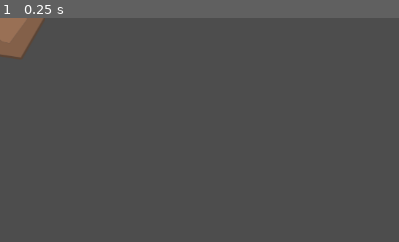
Above: before the commit, frame 1.
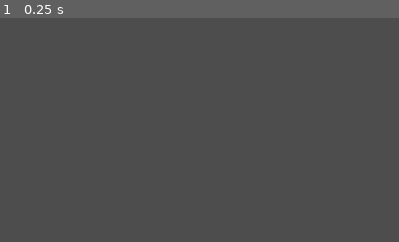
Above: after the commit, the same moment.

Repository: nikolasmdr08/Asteroid_shooter_godot
Game: Godot game, scene res://Scenes/Asteroids/medium_asteroid.tscn
Same seed, same stepped clock (60 frames per second), same inputs: the game is played once before the commit and once after it. Before the commit the project has no main scene; this scene is started directly in both runs.
Inputs:
- Up to frame 1 (0.25 s): no input
The pictures show only the part of the screen within x 0-50%, y 0-50%; the shares and areas given below are measured in that part.

The runs differ from the first frame. In frame 1, 1.5% of the frame differs, in the area x 0-12%, y 0-19%.

Commit message:
asteroid scripts

Diff:
--- /dev/null
+++ b/Scenes/Asteroids/asterorid.gd
@@ -0,0 +1,6 @@
+extends Area2D
+
+@export var speed: float
+
+func _process(_delta: float) -> void:
+	position.x -= speed * _delta
--- a/Scenes/Asteroids/big_asterorid.tscn
+++ b/Scenes/Asteroids/big_asterorid.tscn
@@ -1,11 +1,15 @@
-[gd_scene load_steps=3 format=3 uid="uid://c13adlphmivom"]
+[gd_scene load_steps=4 format=3 uid="uid://c13adlphmivom"]
 
+[ext_resource type="Script" uid="uid://1ptiy7550r0q" path="res://Scenes/Asteroids/asterorid.gd" id="1_e6q2h"]
 [ext_resource type="Texture2D" uid="uid://jn5b0wj05dei" path="res://assets/sprites/rock-big.png" id="1_mpwei"]
 
 [sub_resource type="CircleShape2D" id="CircleShape2D_e6q2h"]
 radius = 78.4092
 
 [node name="BigAsterorid" type="Area2D"]
+script = ExtResource("1_e6q2h")
+speed = 300.0
+metadata/_edit_group_ = true
 
 [node name="Sprite2D" type="Sprite2D" parent="."]
 texture = ExtResource("1_mpwei")
--- a/Scenes/Asteroids/medium_asteroid.tscn
+++ b/Scenes/Asteroids/medium_asteroid.tscn
@@ -1,11 +1,15 @@
-[gd_scene load_steps=3 format=3 uid="uid://dv6fpewnvjlfy"]
+[gd_scene load_steps=4 format=3 uid="uid://dv6fpewnvjlfy"]
 
 [ext_resource type="Texture2D" uid="uid://chs4fekn8uh2f" path="res://assets/sprites/rock-medium.png" id="1_bbuue"]
+[ext_resource type="Script" uid="uid://1ptiy7550r0q" path="res://Scenes/Asteroids/asterorid.gd" id="1_dk8ra"]
 
 [sub_resource type="CircleShape2D" id="CircleShape2D_dk8ra"]
 radius = 51.2445
 
 [node name="MediumAsteroid" type="Area2D"]
+script = ExtResource("1_dk8ra")
+speed = 300.0
+metadata/_edit_group_ = true
 
 [node name="Sprite2D" type="Sprite2D" parent="."]
 texture = ExtResource("1_bbuue")
--- a/Scenes/Asteroids/small_asteroid.tscn
+++ b/Scenes/Asteroids/small_asteroid.tscn
@@ -1,11 +1,15 @@
-[gd_scene load_steps=3 format=3 uid="uid://dq7vkrb4gju3t"]
+[gd_scene load_steps=4 format=3 uid="uid://dq7vkrb4gju3t"]
 
+[ext_resource type="Script" uid="uid://1ptiy7550r0q" path="res://Scenes/Asteroids/asterorid.gd" id="1_442d1"]
 [ext_resource type="Texture2D" uid="uid://bqej1gk5el25i" path="res://assets/sprites/rock-small.png" id="1_hlgxd"]
 
 [sub_resource type="CircleShape2D" id="CircleShape2D_442d1"]
 radius = 32.5576
 
 [node name="SmallAsteroid" type="Area2D"]
+script = ExtResource("1_442d1")
+speed = 300.0
+metadata/_edit_group_ = true
 
 [node name="Sprite2D" type="Sprite2D" parent="."]
 texture = ExtResource("1_hlgxd")
--- /dev/null
+++ b/Scenes/Laser/laser.gd
@@ -0,0 +1,6 @@
+extends Area2D
+
+@export var speed: float
+
+func _process(delta: float) -> void:
+	position.x += speed * delta
--- /dev/null
+++ b/Scenes/Laser/laser.tscn
@@ -0,0 +1,18 @@
+[gd_scene load_steps=4 format=3 uid="uid://1hvin4mugfrt"]
+
+[ext_resource type="Script" uid="uid://6iyevg2ennxu" path="res://Scenes/Laser/laser.gd" id="1_1jwx5"]
+[ext_resource type="Texture2D" uid="uid://bqqko62dmon8" path="res://assets/sprites/laser.png" id="1_icatn"]
+
+[sub_resource type="RectangleShape2D" id="RectangleShape2D_1jwx5"]
+size = Vector2(68, 12)
+
+[node name="Laser" type="Area2D"]
+script = ExtResource("1_1jwx5")
+speed = 500.0
+
+[node name="Sprite2D" type="Sprite2D" parent="."]
+rotation = 1.5708
+texture = ExtResource("1_icatn")
+
+[node name="CollisionShape2D" type="CollisionShape2D" parent="."]
+shape = SubResource("RectangleShape2D_1jwx5")
--- /dev/null
+++ b/Scenes/Player/player.gd
@@ -0,0 +1,10 @@
+extends CharacterBody2D
+
+@export var speed: float
+
+func _physics_process(_delta: float) -> void:
+    var y_input = Input.get_axis("up","down")
+    var x_input = Input.get_axis("left","right")
+    velocity.x = x_input * speed
+    velocity.y = y_input * speed
+    move_and_slide()
--- /dev/null
+++ b/Scenes/Player/player.tscn
@@ -0,0 +1,20 @@
+[gd_scene load_steps=4 format=3 uid="uid://bcbotp7twsao7"]
+
+[ext_resource type="Script" uid="uid://dyjk2wxurkdkg" path="res://Scenes/Player/player.gd" id="1_a3d8c"]
+[ext_resource type="Texture2D" uid="uid://dsir3xyw5p4q" path="res://assets/sprites/ship.png" id="1_uvnfx"]
+
+[sub_resource type="CircleShape2D" id="CircleShape2D_a3d8c"]
+radius = 41.0
+
+[node name="Player" type="CharacterBody2D"]
+script = ExtResource("1_a3d8c")
+speed = 500.0
+metadata/_edit_group_ = true
+
+[node name="Sprite2D" type="Sprite2D" parent="."]
+rotation = 1.5708
+texture = ExtResource("1_uvnfx")
+
+[node name="CollisionShape2D" type="CollisionShape2D" parent="."]
+position = Vector2(-11, 0)
+shape = SubResource("CircleShape2D_a3d8c")
--- /dev/null
+++ b/Scenes/main.tscn
@@ -0,0 +1,49 @@
+[gd_scene load_steps=6 format=3 uid="uid://n8hht5bl3ypp"]
+
+[ext_resource type="Texture2D" uid="uid://cpmgydre6od7p" path="res://assets/sprites/background.png" id="1_jjgbg"]
+[ext_resource type="PackedScene" uid="uid://c13adlphmivom" path="res://Scenes/Asteroids/big_asterorid.tscn" id="2_bo1nx"]
+[ext_resource type="PackedScene" uid="uid://bcbotp7twsao7" path="res://Scenes/Player/player.tscn" id="3_8gbba"]
+
+[sub_resource type="RectangleShape2D" id="RectangleShape2D_8gbba"]
+size = Vector2(1152, 20)
+
+[sub_resource type="RectangleShape2D" id="RectangleShape2D_jjvhh"]
+size = Vector2(20, 659)
+
+[node name="Main" type="Node2D"]
+
+[node name="Background" type="Sprite2D" parent="."]
+position = Vector2(592, 319)
+texture = ExtResource("1_jjgbg")
+
+[node name="BigAsterorid" parent="." instance=ExtResource("2_bo1nx")]
+position = Vector2(1004, 298)
+
+[node name="Player" parent="." instance=ExtResource("3_8gbba")]
+position = Vector2(100, 300)
+
+[node name="TopWall" type="StaticBody2D" parent="."]
+
+[node name="CollisionShape2D" type="CollisionShape2D" parent="TopWall"]
+position = Vector2(574, -12)
+shape = SubResource("RectangleShape2D_8gbba")
+
+[node name="DownWall" type="StaticBody2D" parent="."]
+position = Vector2(0, 650)
+
+[node name="CollisionShape2D" type="CollisionShape2D" parent="DownWall"]
+position = Vector2(574, 9)
+shape = SubResource("RectangleShape2D_8gbba")
+
+[node name="LeftWall" type="StaticBody2D" parent="."]
+
+[node name="CollisionShape2D" type="CollisionShape2D" parent="LeftWall"]
+position = Vector2(-10, 320)
+shape = SubResource("RectangleShape2D_jjvhh")
+
+[node name="RightWall" type="StaticBody2D" parent="."]
+position = Vector2(1171, -1)
+
+[node name="CollisionShape2D" type="CollisionShape2D" parent="RightWall"]
+position = Vector2(-10, 320)
+shape = SubResource("RectangleShape2D_jjvhh")
--- a/project.godot
+++ b/project.godot
@@ -11,8 +11,36 @@
 [application]
 
 config/name="Asteroid_Shooter"
+run/main_scene="uid://n8hht5bl3ypp"
 config/features=PackedStringArray("4.4", "Mobile")
 config/icon="res://icon.svg"
+
+[input]
+
+up={
+"deadzone": 0.2,
+"events": [Object(InputEventKey,"resource_local_to_scene":false,"resource_name":"","device":-1,"window_id":0,"alt_pressed":false,"shift_pressed":false,"ctrl_pressed":false,"meta_pressed":false,"pressed":false,"keycode":0,"physical_keycode":87,"key_label":0,"unicode":119,"location":0,"echo":false,"script":null)
+, Object(InputEventKey,"resource_local_to_scene":false,"resource_name":"","device":-1,"window_id":0,"alt_pressed":false,"shift_pressed":false,"ctrl_pressed":false,"meta_pressed":false,"pressed":false,"keycode":0,"physical_keycode":4194320,"key_label":0,"unicode":0,"location":0,"echo":false,"script":null)
+]
+}
+down={
+"deadzone": 0.2,
+"events": [Object(InputEventKey,"resource_local_to_scene":false,"resource_name":"","device":-1,"window_id":0,"alt_pressed":false,"shift_pressed":false,"ctrl_pressed":false,"meta_pressed":false,"pressed":false,"keycode":0,"physical_keycode":83,"key_label":0,"unicode":115,"location":0,"echo":false,"script":null)
+, Object(InputEventKey,"resource_local_to_scene":false,"resource_name":"","device":-1,"window_id":0,"alt_pressed":false,"shift_pressed":false,"ctrl_pressed":false,"meta_pressed":false,"pressed":false,"keycode":0,"physical_keycode":4194322,"key_label":0,"unicode":0,"location":0,"echo":false,"script":null)
+]
+}
+left={
+"deadzone": 0.2,
+"events": [Object(InputEventKey,"resource_local_to_scene":false,"resource_name":"","device":-1,"window_id":0,"alt_pressed":false,"shift_pressed":false,"ctrl_pressed":false,"meta_pressed":false,"pressed":false,"keycode":0,"physical_keycode":65,"key_label":0,"unicode":97,"location":0,"echo":false,"script":null)
+, Object(InputEventKey,"resource_local_to_scene":false,"resource_name":"","device":-1,"window_id":0,"alt_pressed":false,"shift_pressed":false,"ctrl_pressed":false,"meta_pressed":false,"pressed":false,"keycode":0,"physical_keycode":4194319,"key_label":0,"unicode":0,"location":0,"echo":false,"script":null)
+]
+}
+right={
+"deadzone": 0.2,
+"events": [Object(InputEventKey,"resource_local_to_scene":false,"resource_name":"","device":-1,"window_id":0,"alt_pressed":false,"shift_pressed":false,"ctrl_pressed":false,"meta_pressed":false,"pressed":false,"keycode":0,"physical_keycode":68,"key_label":0,"unicode":100,"location":0,"echo":false,"script":null)
+, Object(InputEventKey,"resource_local_to_scene":false,"resource_name":"","device":-1,"window_id":0,"alt_pressed":false,"shift_pressed":false,"ctrl_pressed":false,"meta_pressed":false,"pressed":false,"keycode":0,"physical_keycode":4194321,"key_label":0,"unicode":0,"location":0,"echo":false,"script":null)
+]
+}
 
 [rendering]
 
Not shown, added: Scenes/Asteroids/asterorid.gd.uid
Not shown, added: Scenes/Laser/laser.gd.uid
Not shown, added: Scenes/Player/player.gd.uid
